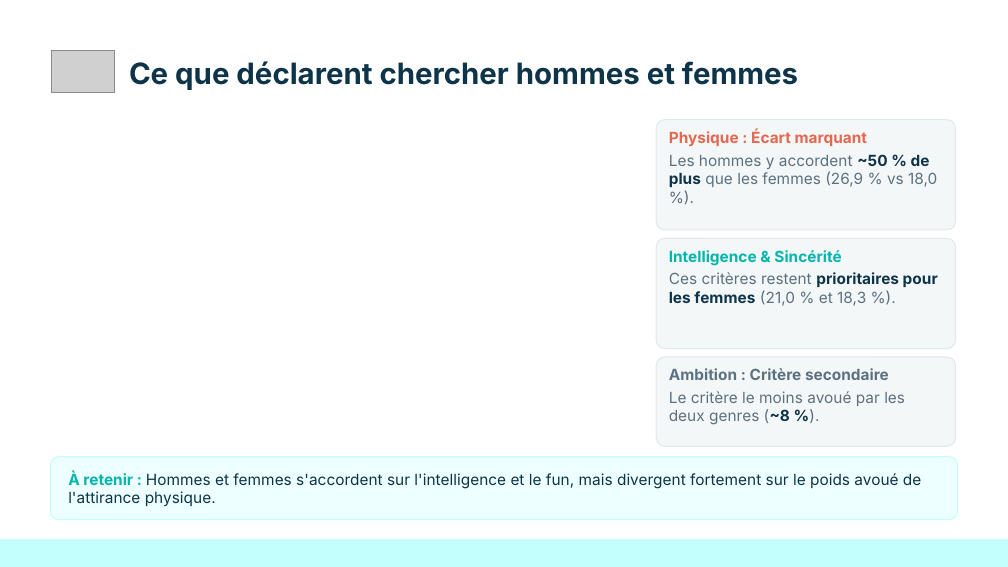
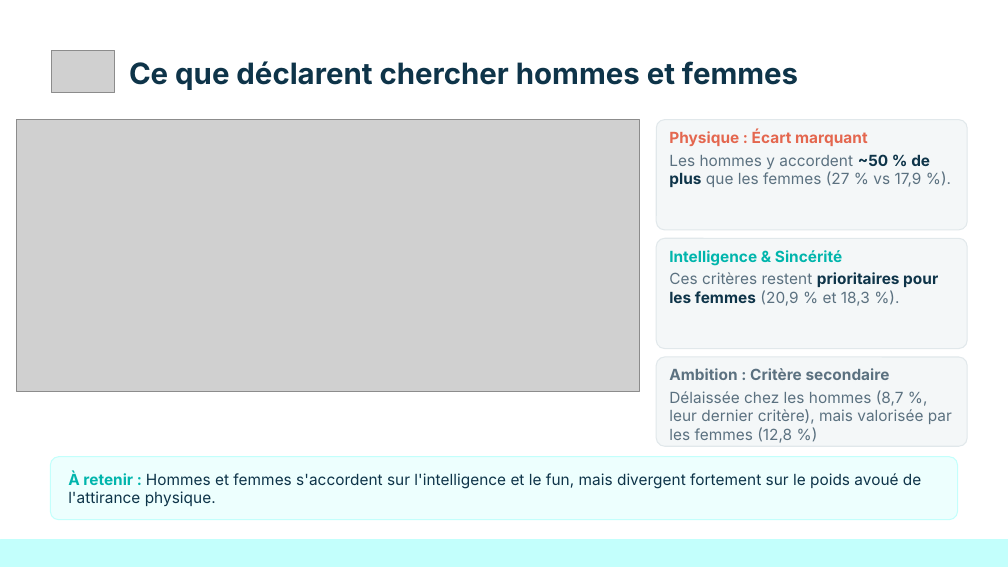
Before and after one commit to Elkristobal59/CERTIFICATION_CDSD, a slide deck: slide 3 of Bloc_2_Analyse_Exploratoire/Tinder/Tinder_presentation.pptx. Drawn at 1008x567 pixels with LibreOffice and Linux fonts; fonts in the diff are those of the drawing; grey boxes stand for pictures. Boxes give left, top, right and bottom in pixels: in the first picture for what was removed or moved away, otherwise in the second. Text is boxed around its words. In the diff, an @@ line names an element or a change of style, - is before the commit and + after.

```diff
--- a/Bloc_2_Analyse_Exploratoire/Tinder/Tinder_presentation.pptx
+++ b/Bloc_2_Analyse_Exploratoire/Tinder/Tinder_presentation.pptx
@@ picture added at box(17, 120, 640, 392) @@
@@ rounded rectangle: place and size @@
-rounded rectangle at box(656, 120, 956, 230)
+rounded rectangle at box(656, 120, 967, 230)
@@ text at box(669, 154, 930, 187): text changed @@
-Les hommes y accordent ~50 % de plus que les femmes (26,9 % vs 18,0 %).
+Les hommes y accordent ~50 % de plus que les femmes (27 % vs 17,9 %).
@@ rounded rectangle: place and size @@
-rounded rectangle at box(656, 238, 956, 348)
+rounded rectangle at box(656, 238, 967, 348)
@@ text at box(669, 272, 938, 306): text changed @@
-Ces critères restent prioritaires pour les femmes (21,0 % et 18,3 %).
+Ces critères restent prioritaires pour les femmes (20,9 % et 18,3 %).
@@ rounded rectangle: place and size @@
-rounded rectangle at box(656, 357, 956, 447)
+rounded rectangle at box(656, 357, 967, 447)
@@ text at box(669, 390, 952, 443): text changed @@
-Le critère le moins avoué par les deux genres (~8 %).
+Délaissée chez les hommes (8,7 %, leur dernier critère), mais valorisée par les femmes (12,8 %)
```
Also in this commit, not shown: 4 other slides changed, 1 other file.
